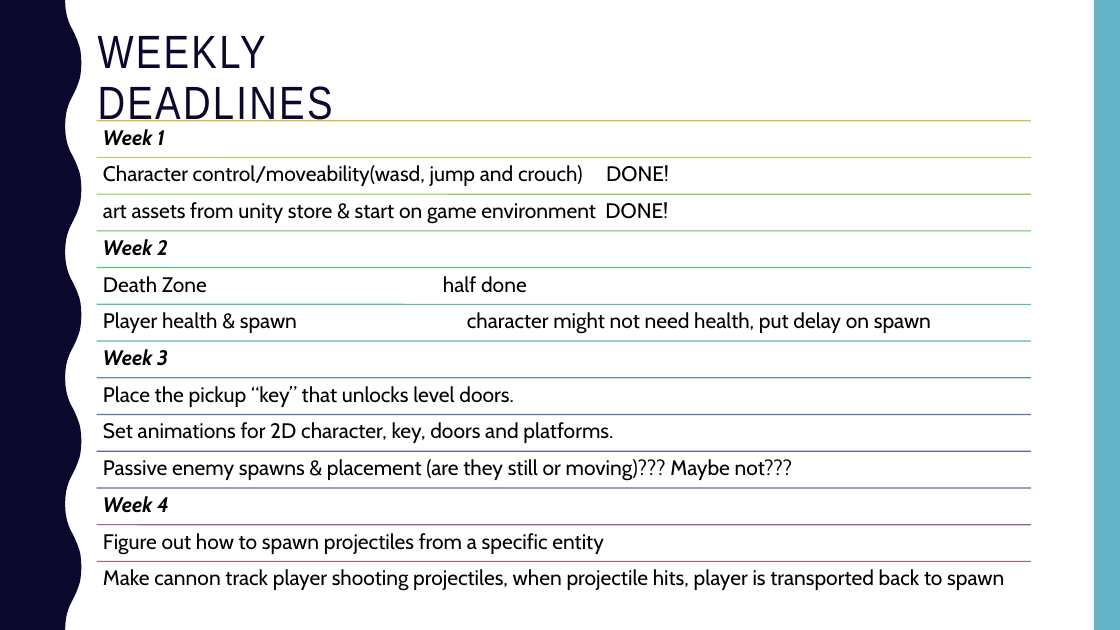
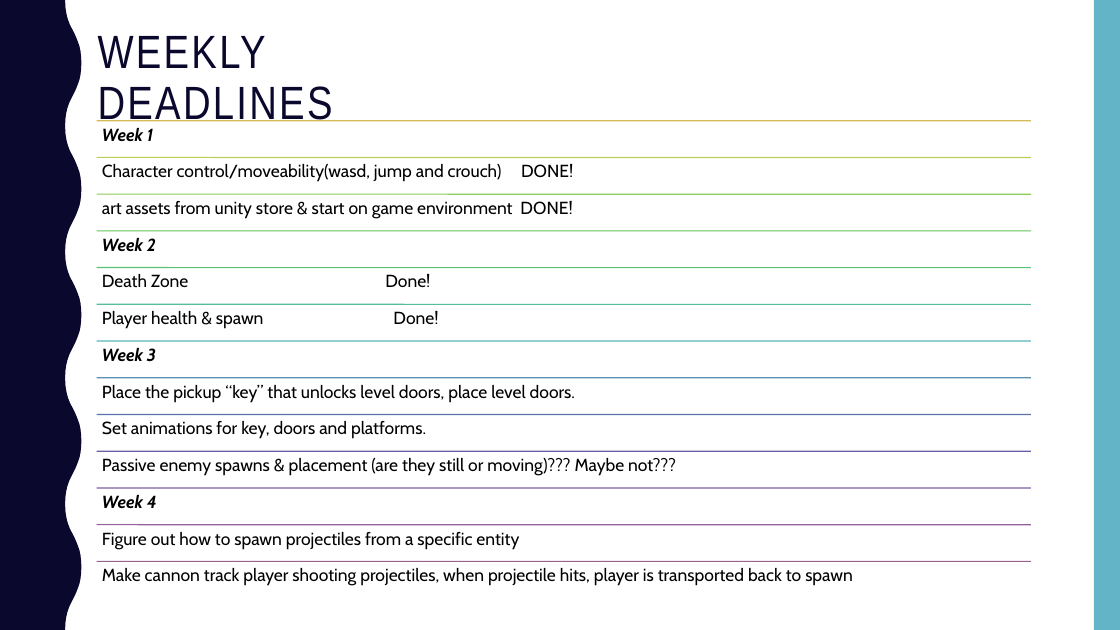
Before and after one commit to Briony-m/2D-Game-Tutorial, a slide deck: slide 4 of 2D Game/Game Pitch.pptx. Drawn at 1120x630 pixels with LibreOffice and Linux fonts; fonts in the diff are those of the drawing. Boxes give left, top, right and bottom in pixels: in the first picture for what was removed or moved away, otherwise in the second. Text is boxed around its words. In the diff, an @@ line names an element or a change of style, - is before the commit and + after.

```diff
--- a/2D Game/Game Pitch.pptx
+++ b/2D Game/Game Pitch.pptx
@@ text at (102, 274, 430, 288): text changed; size 18 to 15 pt @@
-Death Zone half done
+Death Zone Done!
@@ text at (102, 311, 438, 329): text changed; size 18 to 15 pt @@
-Player health & spawn character might not need health, put delay on spawn
+Player health & spawn Done!
@@ text at (102, 385, 575, 402): text changed; size 18 to 15 pt @@
-Place the pickup “key” that unlocks level doors.
+Place the pickup “key” that unlocks level doors, place level doors.
@@ text at (102, 421, 426, 439): text changed; size 18 to 15 pt @@
-Set animations for 2D character, key, doors and platforms.
+Set animations for key, doors and platforms.
@@ size 18 to 15 pt; less space between paragraphs in 9 elements at (102, 128, 153, 141), (102, 164, 573, 182), (102, 201, 572, 219), (102, 238, 156, 251), (102, 348, 156, 362), (102, 458, 676, 476), (102, 495, 157, 508), (102, 532, 519, 549), (102, 568, 853, 586) @@
```
Also in this commit, not shown: 3 other slides changed, 12 other files.
